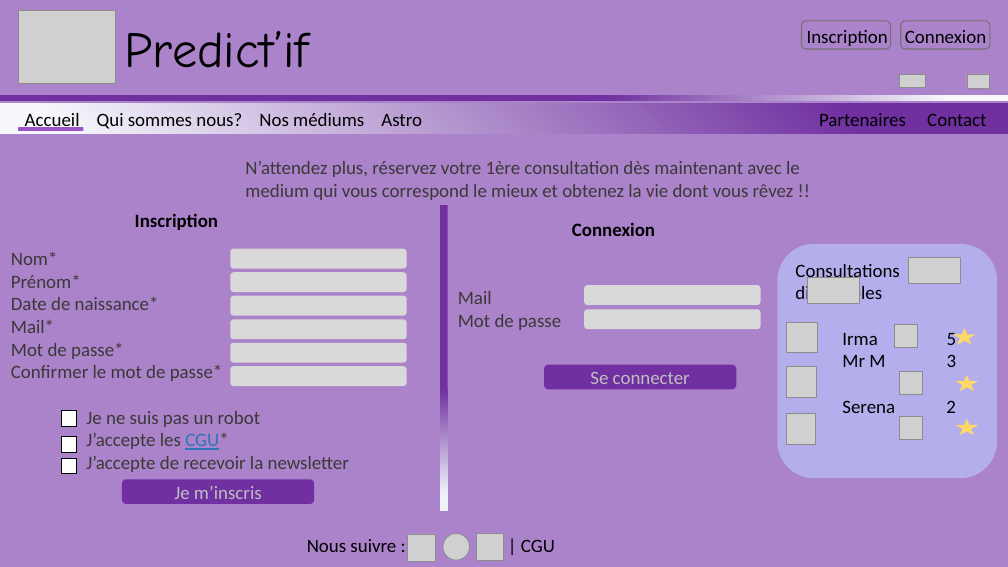
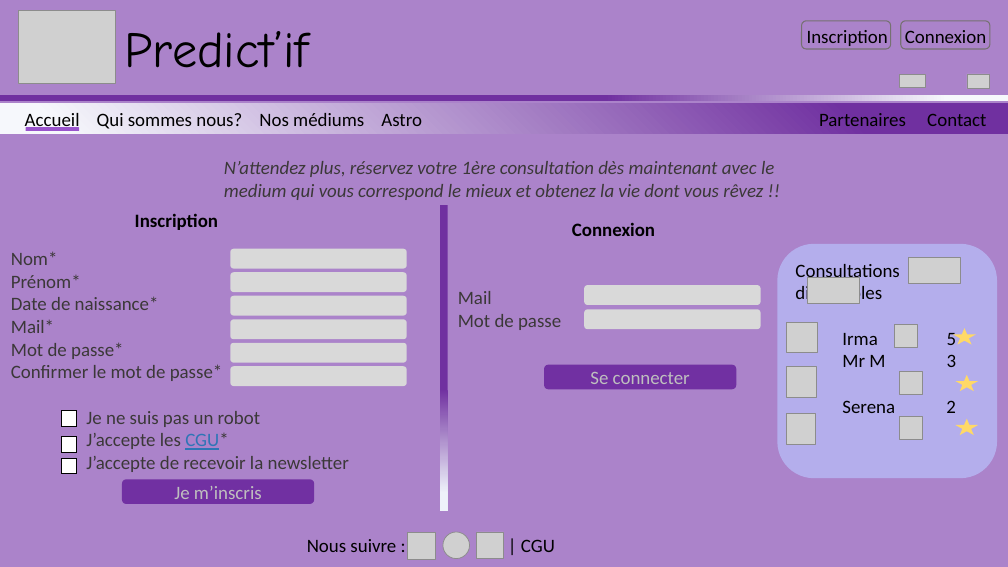
Before and after one commit to Sevla8/PredictIF, a slide deck: slide 1 of specifications/maquettes_IHM/maquette-html.pptx. Drawn at 1008x567 pixels with LibreOffice and Linux fonts; fonts in the diff are those of the drawing; grey boxes stand for pictures; background and template pictures are left out. Boxes give left, top, right and bottom in pixels: in the first picture for what was removed or moved away, otherwise in the second. Text is boxed around its words. In the diff, an @@ line names an element or a change of style, - is before the commit and + after.

```diff
--- a/specifications/maquettes_IHM/maquette-html.pptx
+++ b/specifications/maquettes_IHM/maquette-html.pptx
@@ rounded rectangle: place and size @@
-rounded rectangle at (18, 127, 83, 131)
+rounded rectangle at (26, 127, 79, 131)
@@ text "N’attendez plus, réservez votre 1ère ...": place and size @@
-text "N’attendez plus, réservez votre 1ère ..." at (245, 161, 800, 200)
+text "N’attendez plus, réservez votre 1ère ..." at (224, 161, 774, 200)
@@ text "N’attendez plus, réservez votre 1ère ..." at (224, 161, 774, 200): italic on @@
```
Also in this commit, not shown: 6 other slides changed, 1 slide added.
